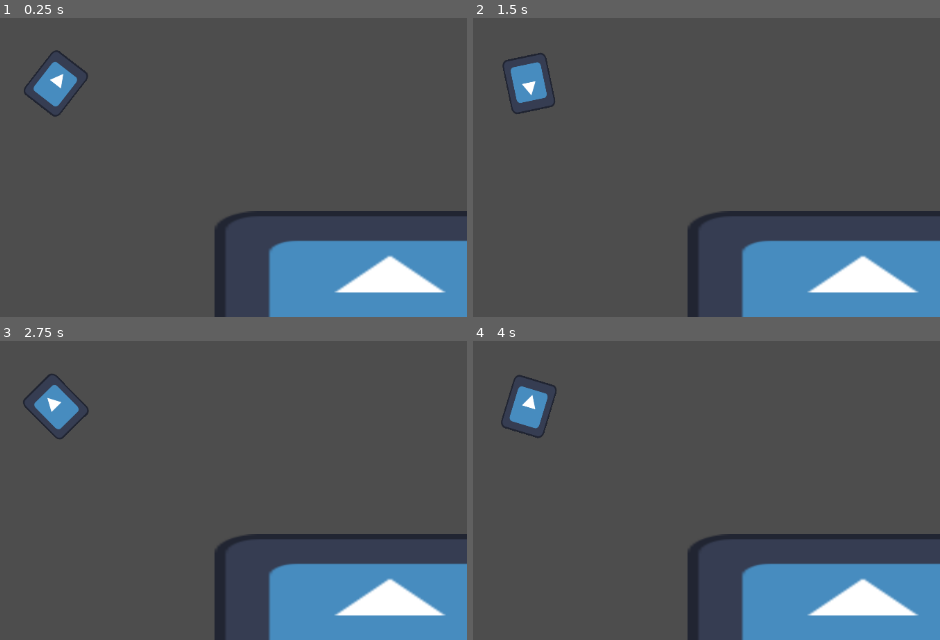
Above: before the commit, frames 1-4 (two rows, left to right).
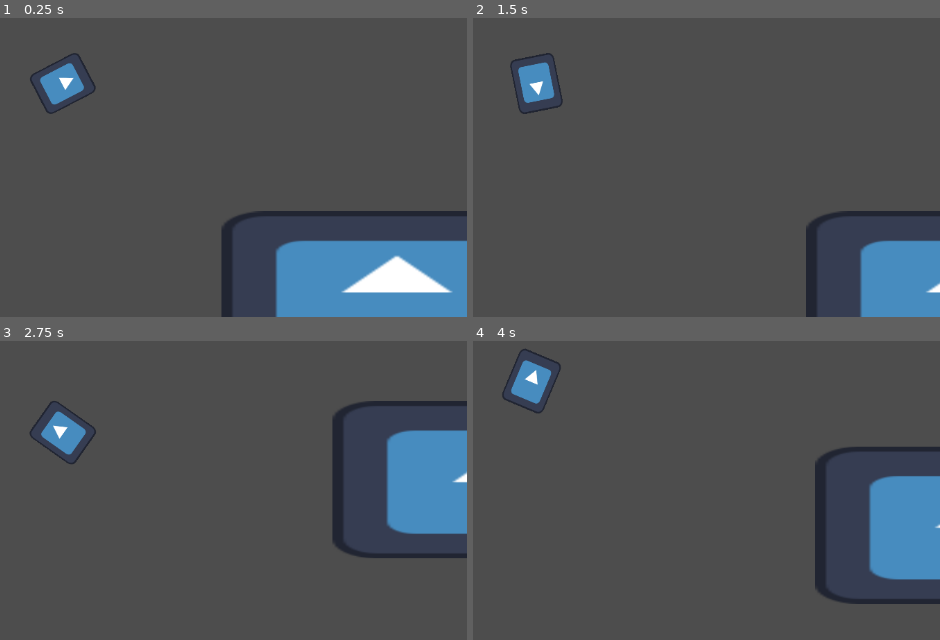
Above: after the commit, the same moments.

Repository: delaitaris/top-down-movement-game
Game: Godot game, scene res://game.tscn
Same seed, same stepped clock (60 frames per second), same inputs: the game is played once before the commit and once after it. The engine's default icon, where the game draws it, is replaced by a stand-in: a white triangle on a blue panel in a dark square.
Inputs (mouse positions are in pixels of both pictures, inside the frame that each line leads up to):
- Up to frame 1 (0.25 s): no input
- Up to frame 2 (1.5 s): tap Enter at 0.5 s; move the mouse to (715, 68) at 0.52 s; hold A (a) 0.53-1.28 s; click (715, 68) at 0.67 s; tap D (d) at 0.8, 1.35 s; move the mouse to (outside the picture) at 1.27 s; click (outside the picture) at 1.42 s
- Up to frame 3 (2.75 s): tap S (s) at 1.55 s; move the mouse to (outside the picture) at 2.02 s; hold S (s) from 2.03 s (still down); click (outside the picture) at 2.3 s
- Up to frame 4 (4 s): move the mouse to (501, 505) at 2.77 s; release S (s) at 2.78 s; click (501, 505) at 2.85 s; tap W (w) at 3.05 s; move the mouse to (781, 481) at 3.52 s; hold W (w) from 3.53 s (still down); click (781, 481) at 3.67 s; tap A (a) at 3.8 s

The runs differ from the first frame. In frame 1, 2.8% of the frame differs, in the area x 5-97%, y 10-100%; in frame 2, 10%; in frame 3, 22%, in the area x 4-100%, y 11-100%; in frame 4, 19%.
Error before the commit: Invalid access to property or key 'global_position' on a base object of type 'null instance'. (res://character.gd:36)

Commit message:
culled shooting for a bit

Diff:
--- a/bullet.tscn
+++ /dev/null
@@ -1,21 +0,0 @@
-[gd_scene format=3 uid="uid://b1ql87y4xuw6f"]
-
-[ext_resource type="Script" uid="uid://ddgcmgwuxmh7d" path="res://projectile.gd" id="1_v8qja"]
-[ext_resource type="Texture2D" uid="uid://ddxmxgyyfy8mn" path="res://icon.svg" id="2_t4vbm"]
-
-[sub_resource type="RectangleShape2D" id="RectangleShape2D_2b2rl"]
-size = Vector2(52.5, 15)
-
-[node name="Node2D" type="Node2D" unique_id=702629707]
-
-[node name="Area2D" type="Area2D" parent="." unique_id=1315382804]
-script = ExtResource("1_v8qja")
-
-[node name="Sprite2D" type="Sprite2D" parent="Area2D" unique_id=2118325184]
-position = Vector2(477, 241.5)
-scale = Vector2(0.40625012, 0.10156247)
-texture = ExtResource("2_t4vbm")
-
-[node name="CollisionShape2D" type="CollisionShape2D" parent="Area2D" unique_id=52898124]
-position = Vector2(477.75, 241.5)
-shape = SubResource("RectangleShape2D_2b2rl")
--- a/character.gd
+++ b/character.gd
@@ -1,7 +1,5 @@
 extends CharacterBody2D
 @onready var sprite: Sprite2D = $"Sprite2D"
-@onready var muzzle: Marker2D = $Muzzle
-@export var projectile: PackedScene
 
 
 const SPEED = 300
@@ -10,8 +8,6 @@
 func _process(delta: float) -> void:
 	var mouse_pos = get_global_mouse_position()
 	sprite.look_at(mouse_pos)
-	if Input.is_action_just_pressed("shoot"):
-		shoot()
 
 #movement
 func _physics_process(delta: float) -> void:
@@ -32,9 +28,4 @@
 	if Input.is_action_just_released("d"):
 		velocity.x = move_toward(velocity.x, 0, SPEED)
 
-func shoot() -> void:
-	projectile.global_position = muzzle.global_position
-	projectile.direction = Vector2.RIGHT.rotated(global_rotation)
-	projectile.rotation = global_rotation
-
 	move_and_slide()
--- a/game.tscn
+++ b/game.tscn
@@ -2,6 +2,7 @@
 
 [ext_resource type="Script" uid="uid://nfn1x0pbhr5v" path="res://character.gd" id="1_e2o6t"]
 [ext_resource type="Texture2D" uid="uid://ddxmxgyyfy8mn" path="res://icon.svg" id="2_feb5d"]
+[ext_resource type="Script" uid="uid://cuyaapx2vxu13" path="res://camera_2d.gd" id="3_feb5d"]
 
 [sub_resource type="CircleShape2D" id="CircleShape2D_e2o6t"]
 radius = 30.565504
@@ -25,9 +26,10 @@
 shape = SubResource("CircleShape2D_e2o6t")
 
 [node name="Camera2D" type="Camera2D" parent="Character" unique_id=2143385126]
-offset = Vector2(200, 140)
+offset = Vector2(190, 140)
 position_smoothing_enabled = true
 position_smoothing_speed = 7.0
+script = ExtResource("3_feb5d")
 
 [node name="StaticBody2D" type="StaticBody2D" parent="." unique_id=1339583946]
 
